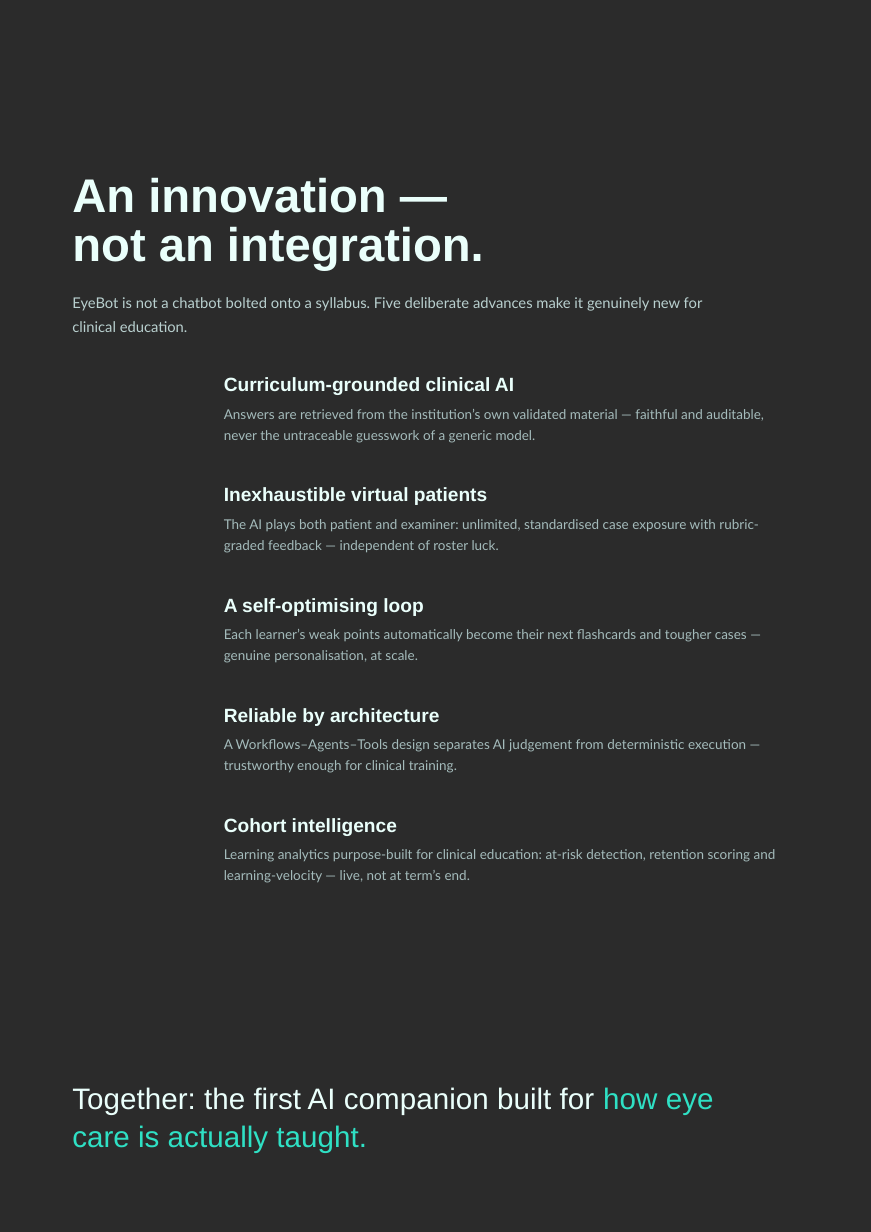
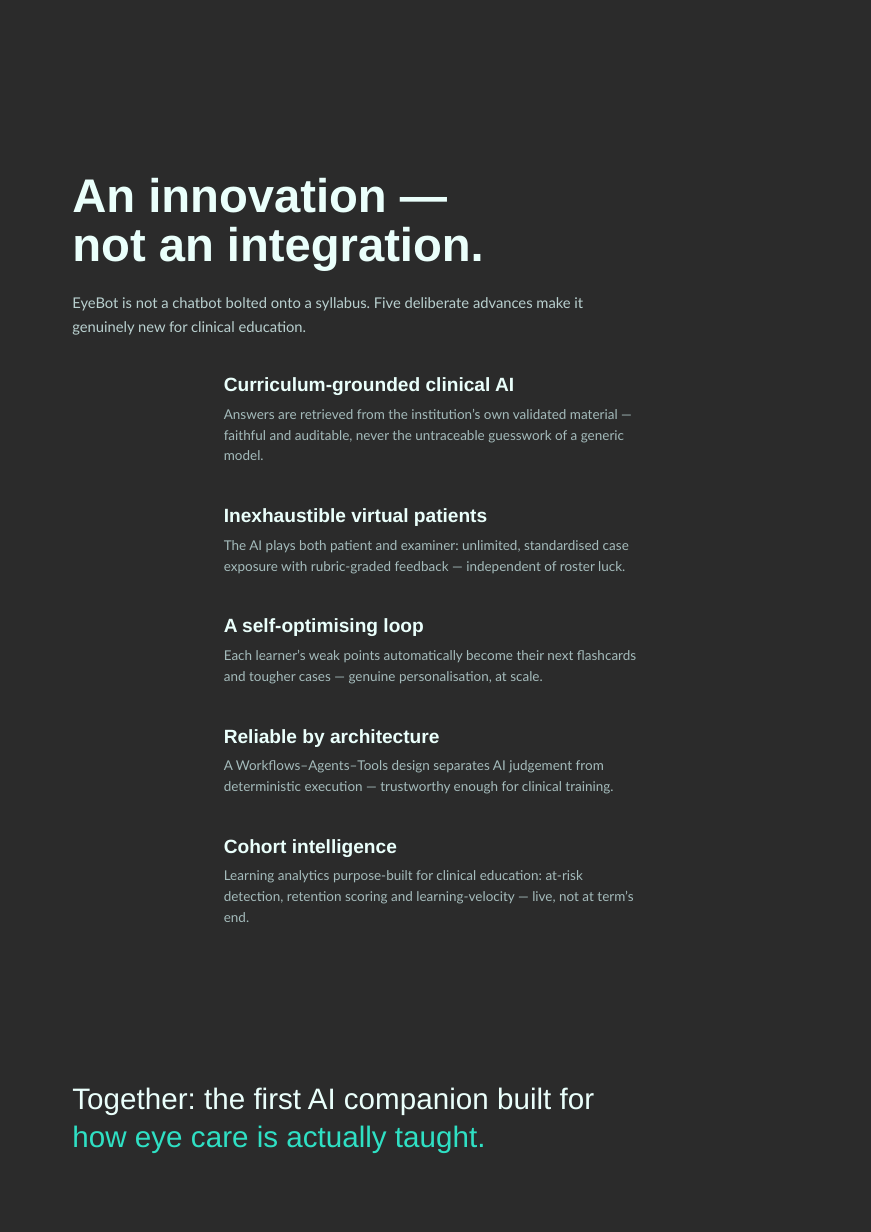
Before and after one commit to calebteo07-art/SNEC_AI_CHATBOT, a slide deck: slide 5 of proposal/SNEC_EyeBot_Proposal.pptx. Drawn at 871x1232 pixels with LibreOffice and Linux fonts; fonts in the diff are those of the drawing; background and template pictures are left out; a plain dark background stands for a picture behind light text. Boxes give left, top, right and bottom in pixels: in the first picture for what was removed or moved away, otherwise in the second. Text is boxed around its words. In the diff, an @@ line names an element or a change of style, - is before the commit and + after.

```diff
--- a/proposal/SNEC_EyeBot_Proposal.pptx
+++ b/proposal/SNEC_EyeBot_Proposal.pptx
@@ text "EyeBot is not a chatbot ..." rewrapped from bbox=[72, 297, 703, 332] to bbox=[72, 297, 583, 335] @@
@@ text "Answers are retrieved from the ..." rewrapped from bbox=[224, 409, 764, 443] to bbox=[224, 409, 624, 460] @@
@@ text "Inexhaustible virtual patients": place and size @@
-text "Inexhaustible virtual patients" at bbox=[224, 487, 487, 505]
+text "Inexhaustible virtual patients" at bbox=[224, 508, 487, 526]
@@ text "The AI plays both patient ..." rewrapped from bbox=[224, 519, 759, 553] to bbox=[224, 540, 629, 574] @@
@@ text "A self-optimising loop": place and size @@
-text "A self-optimising loop" at bbox=[224, 598, 423, 616]
+text "A self-optimising loop" at bbox=[224, 618, 423, 636]
@@ text "Each learner’s weak points automatically ..." rewrapped from bbox=[224, 629, 747, 663] to bbox=[224, 650, 636, 684] @@
@@ text "Reliable by architecture": place and size @@
-text "Reliable by architecture" at bbox=[224, 708, 439, 726]
+text "Reliable by architecture" at bbox=[224, 729, 439, 747]
@@ text "A Workflows–Agents–Tools design separates AI ..." rewrapped from bbox=[224, 739, 746, 773] to bbox=[224, 760, 613, 794] @@
@@ text "Cohort intelligence": place and size @@
-text "Cohort intelligence" at bbox=[224, 818, 397, 836]
+text "Cohort intelligence" at bbox=[224, 839, 397, 857]
@@ text "Learning analytics purpose-built for clinical ..." rewrapped from bbox=[224, 849, 776, 883] to bbox=[224, 870, 633, 922] @@
@@ text "Together: the first AI companion ..." rewrapped from bbox=[72, 1087, 714, 1152] to bbox=[72, 1087, 595, 1152] @@
```
Also in this commit, not shown: 1 other slide changed, 8 other files.
